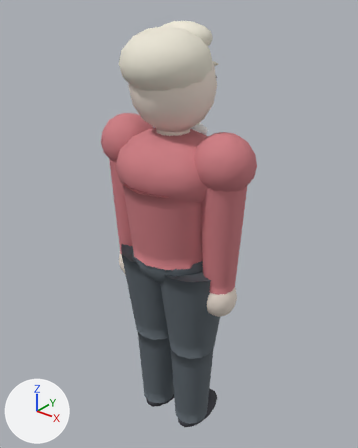
The glTF model assets/roster/models/yamamotokyoji_a.glb: old version first, new version second.
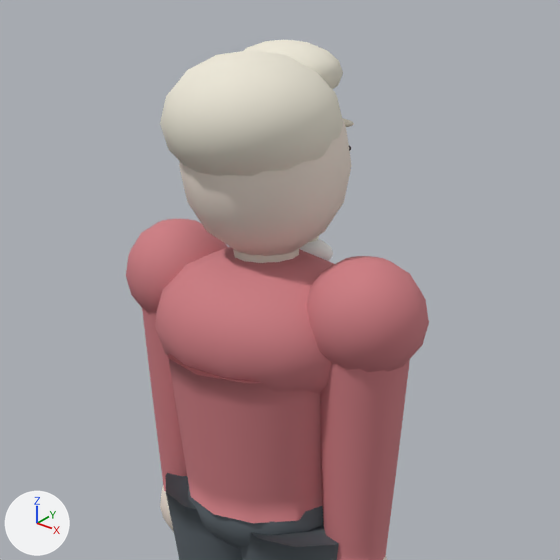
Old and new are each drawn whole from a 50 mm camera at (1.246, -1.52, 2.046) aimed at (-0.018, 0.059, 1.067) and again close up on the part from 10% to 91% of the width and 0% to 65% of the height. Lighting does not change. The marker at lower left points along +X, +Y and +Z. The older version's two pictures come first. Vertices at exactly the same position are counted once.

Before the edit, the objects in view are built like this:
```python
me_mesh_0 = bpy.data.meshes.new('Mesh_0')
me_mesh_0.from_pydata(...)  # 3118 vertices, 6096 faces; spans x -0.38..0.38, y -0.22..0.23, z -0.03..1.92
me_mesh_0.materials.append(mat_material_0)
ob_body = bpy.data.objects.new('Body', me_mesh_0)
ob_body.location = (0.0, 0.0, 0.0)
```
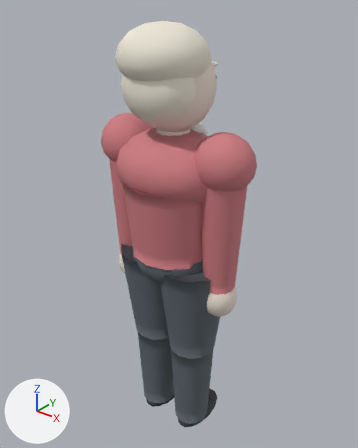
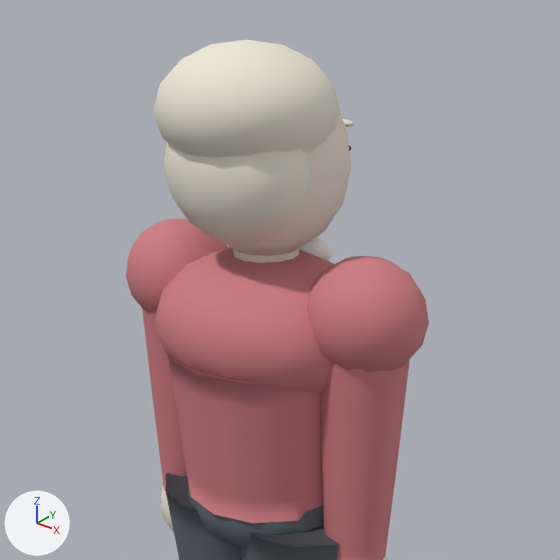
Location of each change, [x1, y1, x2, y2] in pixels of the close-ups (560 x 560 px; the box of a moved part takes in the faces that stretch with it):
part 1 of me_mesh_0, moved or reshaped: before [160, 50, 343, 176]; after [153, 40, 340, 158]
part 2 of me_mesh_0, moved or reshaped: before [244, 40, 343, 89]; after [164, 143, 310, 244]

Patch to the scene script:
```diff
--- a/assets/roster/models/yamamotokyoji_a.glb.py
+++ b/assets/roster/models/yamamotokyoji_a.glb.py
@@ me_mesh_0 @@
 # used by ob_body; location = (0.0, 0.0, 0.0)
-me_mesh_0.from_pydata(...)  # 3118 vertices, 6096 faces; spans x -0.38..0.38, y -0.22..0.23, z -0.03..1.92
+me_mesh_0.from_pydata(...)  # 3118 vertices, 6096 faces; spans x -0.38..0.38, y -0.23..0.23, z -0.03..1.93
+# me_mesh_0 part 1: the loose piece of 107 vertices spanning x -0.18..0.18, y -0.21..0.13, z 1.65..1.91 is moved by (0.0, -0.01, 0.02)
+# me_mesh_0 part 2: the loose piece of 107 vertices spanning x -0.12..0.12, y -0.02..0.15, z 1.8..1.92 is scaled about its middle by (1.35, 1.33, 2.5), then moved by (0.0, -0.15, -0.17)
 me_mesh_0.materials.append(mat_material_0)
```
